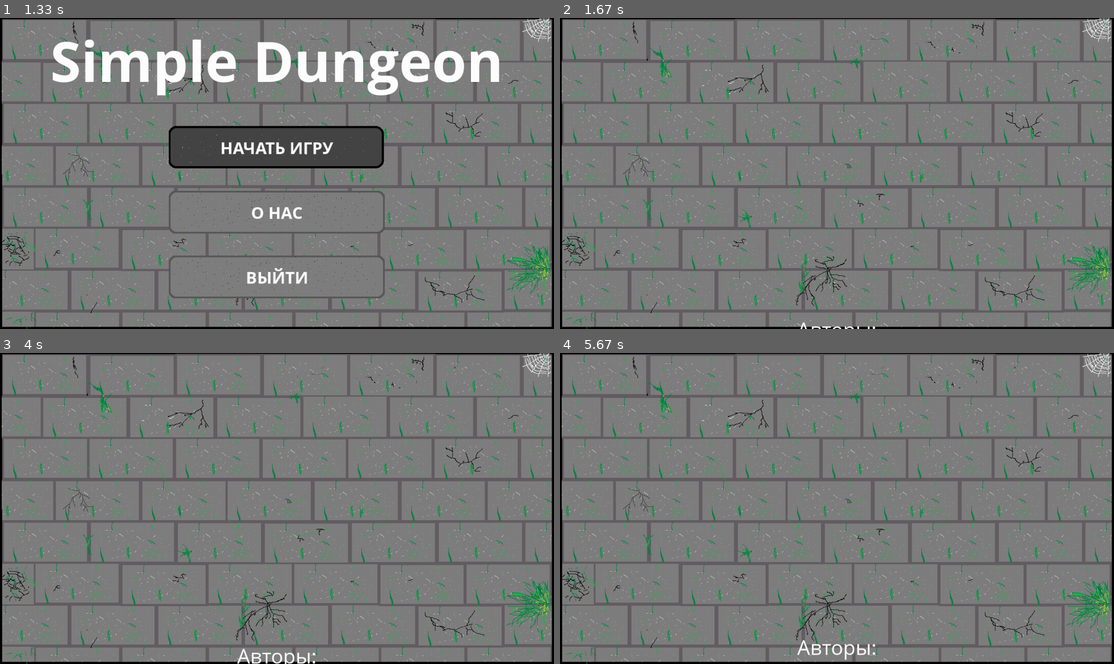
Above: before the commit, frames 1-4 (two rows, left to right).
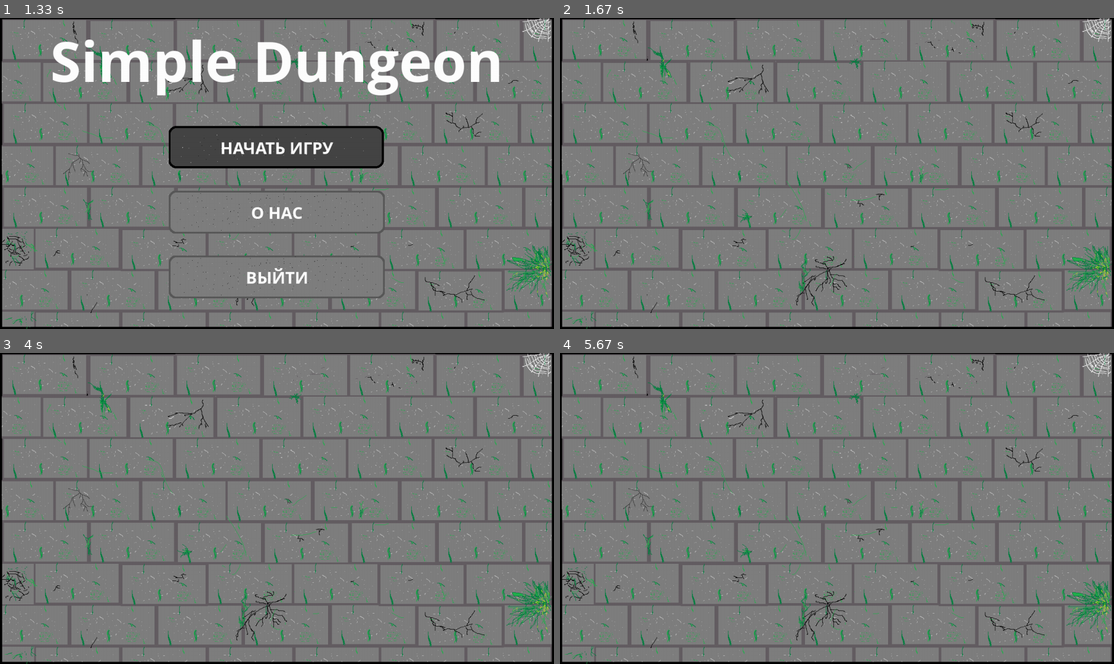
Above: after the commit, the same moments.

Repository: plov-cyber/Simple_Dungeon_PyGame
Game: pygame game, started from main.py
Two runs of this game, one before a commit and one after it. Both use one fixed random seed, a clock stepped at 60 frames per second and the inputs below.
Inputs (mouse positions are in pixels of both pictures, inside the frame that each line leads up to):
- Up to frame 1 (1.33 s): click (277, 210) at 0.38 s; press the mouse at (277, 148) at 0.7 s; move the mouse to (299, 192) at 0.8 s; release the mouse at (315, 238) at 0.93 s; click (277, 148) at 1.05 s
- Up to frame 2 (1.67 s): press the mouse at (837, 148) at 1.37 s; move the mouse to (809, 185) at 1.47 s; release the mouse at (781, 223) at 1.6 s
- Up to frame 3 (4 s): press the mouse at (277, 611) at 1.7 s; move the mouse to (171, 555) at 1.8 s; release the mouse at (72, 499) at 1.93 s; click (243, 480) at 2.05 s; press the mouse at (277, 483) at 2.37 s; move the mouse to (343, 480) at 2.47 s; release the mouse at (415, 480) at 2.6 s; press the mouse at (277, 545) at 2.7 s; move the mouse to (304, 505) at 2.8 s; release the mouse at (332, 464) at 2.93 s; press the mouse at (277, 483) at 3.03 s; move the mouse to (193, 496) at 3.13 s; release the mouse at (110, 511) at 3.27 s; click (232, 489) at 3.38 s; press the mouse at (277, 545) at 3.7 s; move the mouse to (310, 548) at 3.8 s; release the mouse at (343, 552) at 3.93 s
- Up to frame 4 (5.67 s): press the mouse at (837, 611) at 4.03 s; move the mouse to (798, 620) at 4.13 s; release the mouse at (759, 626) at 4.27 s; press the mouse at (837, 483) at 4.37 s; move the mouse to (931, 440) at 4.47 s; release the mouse at (1025, 396) at 4.6 s; press the mouse at (837, 611) at 4.7 s; move the mouse to (825, 555) at 4.8 s; release the mouse at (820, 499) at 4.93 s; press the mouse at (837, 611) at 5.03 s; move the mouse to (787, 502) at 5.13 s; release the mouse at (731, 393) at 5.27 s; press the mouse at (837, 611) at 5.37 s; move the mouse to (798, 580) at 5.47 s; release the mouse at (764, 545) at 5.6 s

Frame 1 is identical in both runs. In frame 2, less than 0.1% of the frame differs, in the area x 43-57%, y 97-100%; in frame 3, 0.2%; in frame 4, 0.2%, in the area x 42-57%, y 92-99%.

Commit message:
Исправил баг: при выходе и повторном заходе в экран с титрами, титры оставались на том же месте

Diff:
--- a/main.py
+++ b/main.py
@@ -124,6 +124,7 @@
             if event.type == pygame.QUIT:
                 running = False
             elif event.type == pygame.MOUSEBUTTONUP or event.type == pygame.KEYUP:
+                titre_y = WIN_HEIGHT
                 now_screen = MENU_SCREEN
 
         about_screen.blit(BACKGROUND, (0, 0))
